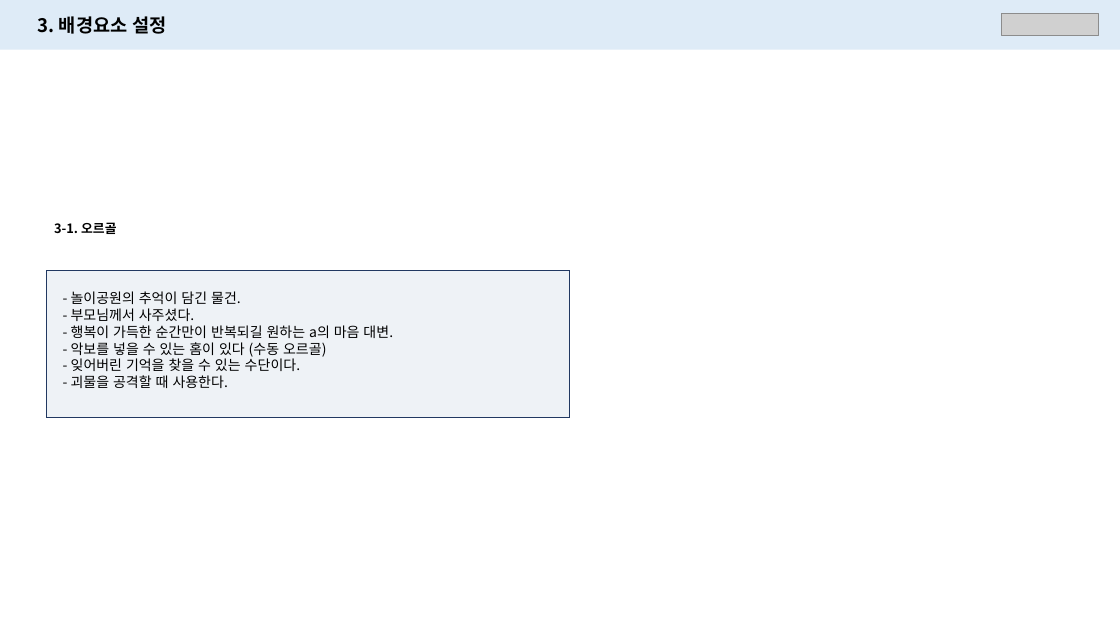
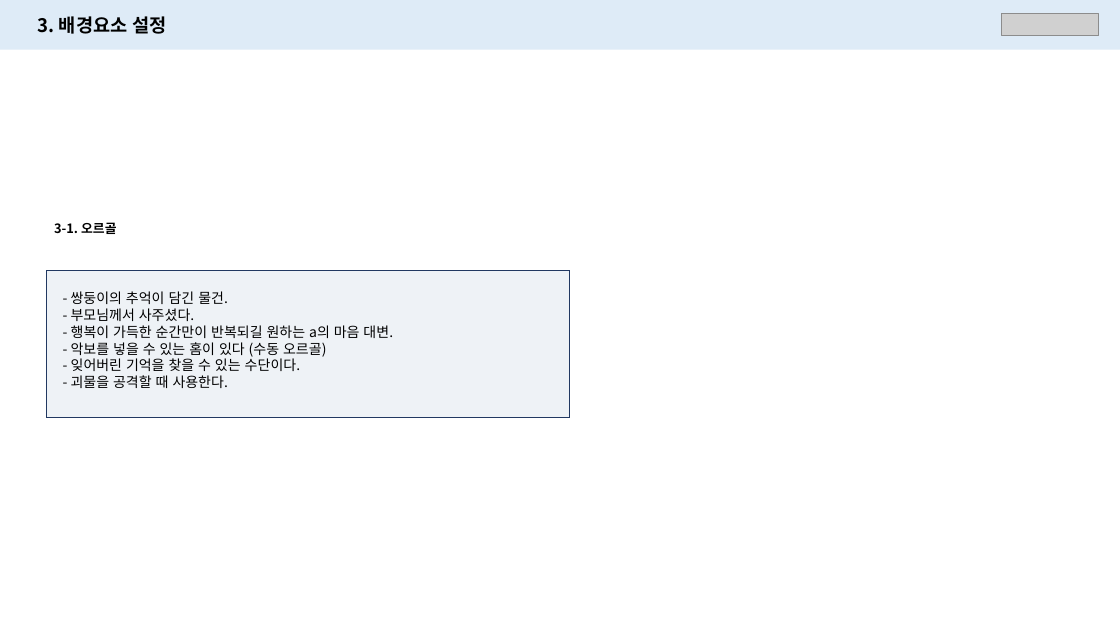
Before and after one commit to PerfectEgg/-Receivers, a slide deck: slide 11 of Doc/Story/캐릭터 설정_v1.02.pptx. Drawn at 1120x630 pixels with LibreOffice and Linux fonts; fonts in the diff are those of the drawing; grey boxes stand for pictures. Boxes give left, top, right and bottom in pixels: in the first picture for what was removed or moved away, otherwise in the second. Text is boxed around its words. In the diff, an @@ line names an element or a change of style, - is before the commit and + after.

```diff
--- a/Doc/Story/캐릭터 설정_v1.02.pptx
+++ b/Doc/Story/캐릭터 설정_v1.02.pptx
@@ text at <box>71,291,228,304</box>: text changed @@
-- 놀이공원의 추억이 담긴 물건.
+- 쌍둥이의 추억이 담긴 물건.
```
Also in this commit, not shown: 8 other slides changed, 1 other file.
